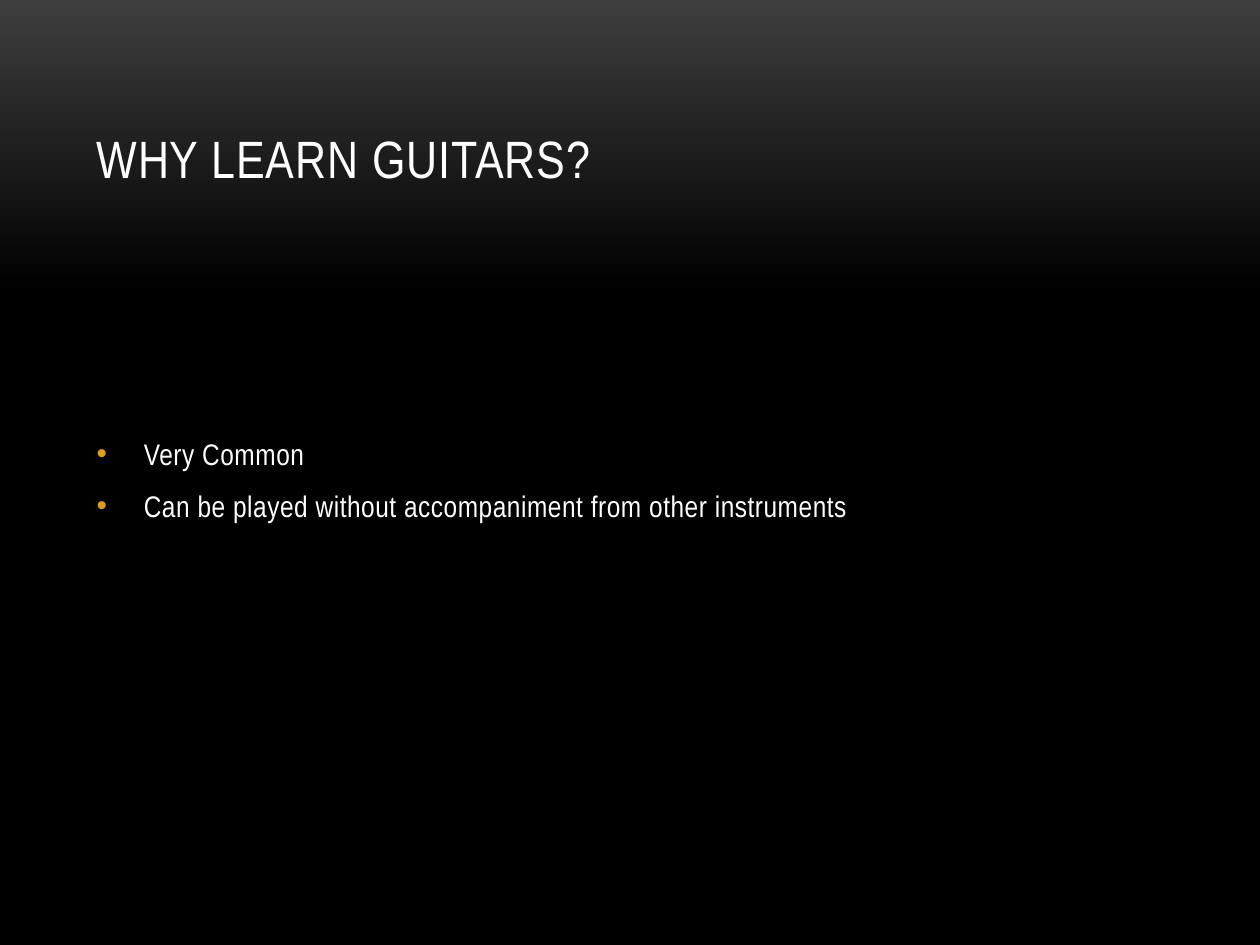
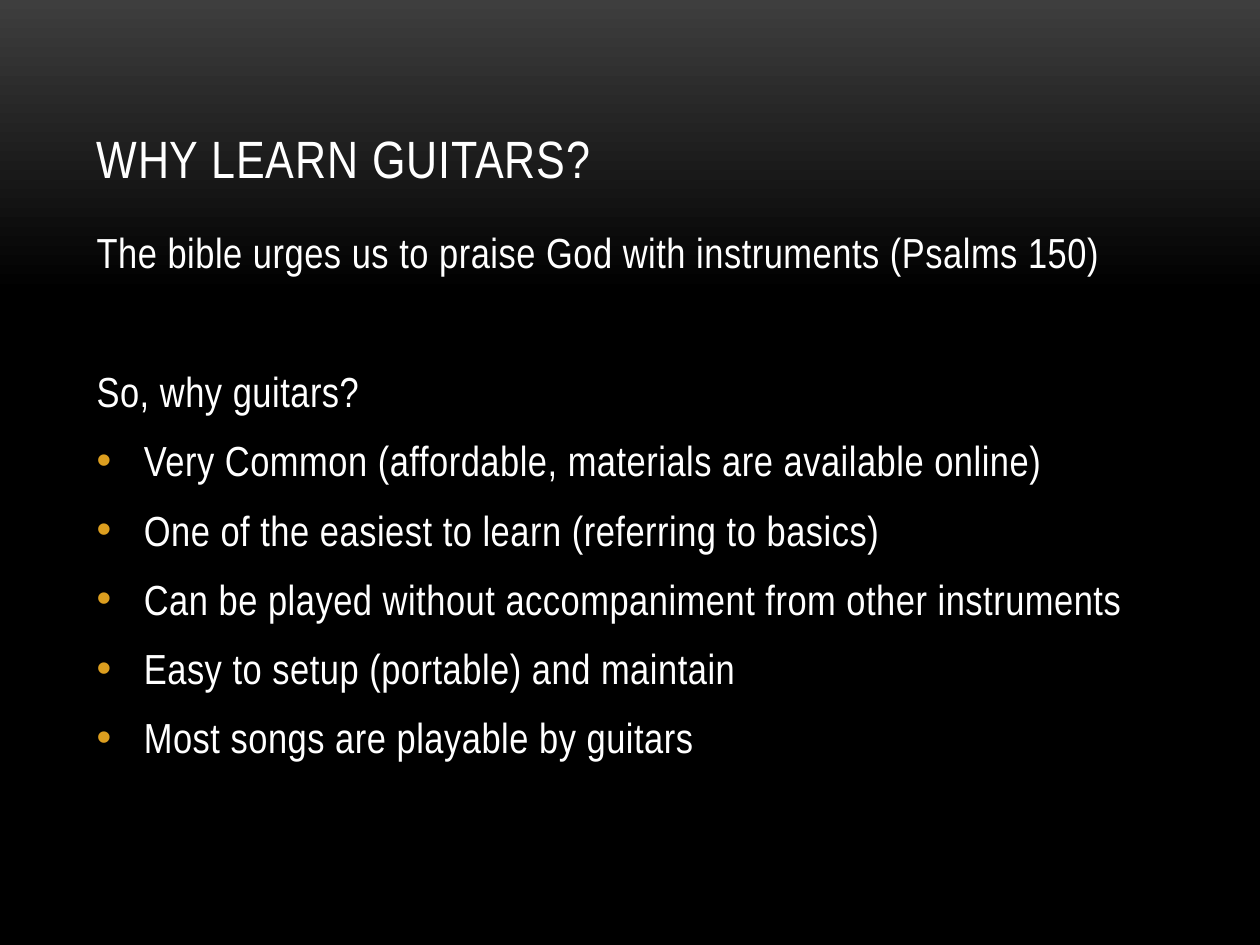
Before and after one commit to GrejSegura/datasciencecoursera, a slide deck: slide 3 of Guitars.pptx (slide 2 before the commit). Drawn at 1260x945 pixels with LibreOffice and Linux fonts; fonts in the diff are those of the drawing; background and template pictures are left out. Boxes give left, top, right and bottom in pixels: in the first picture for what was removed or moved away, otherwise in the second. Text is boxed around its words. In the diff, an @@ line names an element or a change of style, - is before the commit and + after.

```diff
--- a/Guitars.pptx
+++ b/Guitars.pptx
@@ text at box(97, 237, 1098, 554): text changed; size 17 to 24 pt @@
-• Very Common
+The bible urges us to praise God with instruments (Psalms 150)
+So, why guitars?
+• Very Common (affordable, materials are available online)
+• One of the easiest to learn (referring to basics)
@@ text at box(144, 584, 1121, 624): size 17 to 24 pt in "Can be played without accompaniment from other ..."; more space between paragraphs @@
@@ text at box(144, 653, 735, 762): paragraphs added @@
+• Easy to setup (portable) and maintain
+• Most songs are playable by guitars
```
Also in this commit, not shown: 4 other slides changed, 3 slides added, 1 slide removed.
